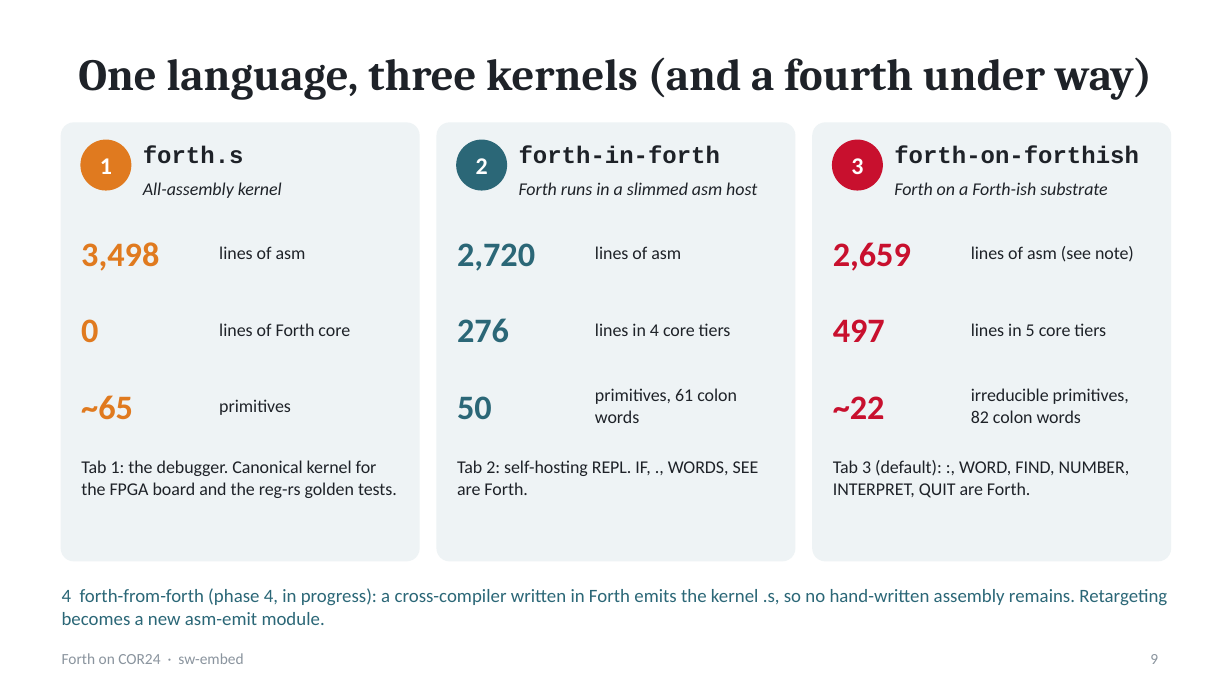
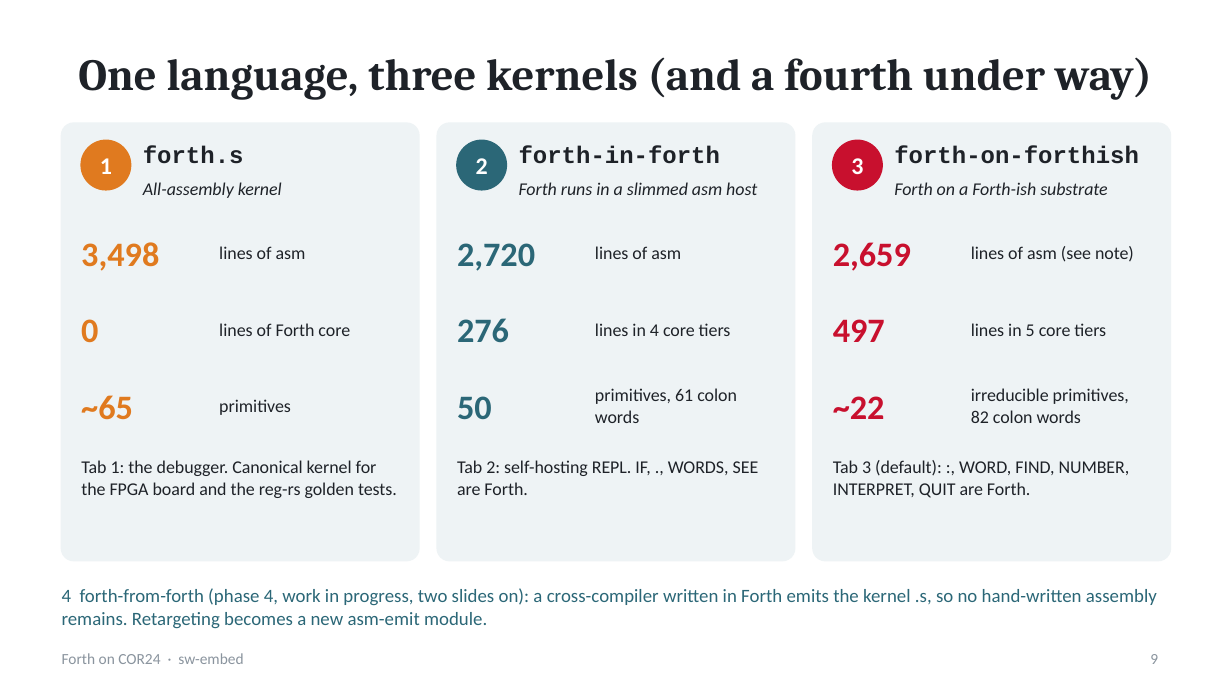
Before and after one commit to sw-embed/sw-cor24-forth, a slide deck: slide 9 of docs/presentation/forth-on-cor24.pptx. Drawn at 1232x693 pixels with LibreOffice and Linux fonts; fonts in the diff are those of the drawing. Boxes give left, top, right and bottom in pixels: in the first picture for what was removed or moved away, otherwise in the second. Text is boxed around its words. In the diff, an @@ line names an element or a change of style, - is before the commit and + after.

```diff
--- a/docs/presentation/forth-on-cor24.pptx
+++ b/docs/presentation/forth-on-cor24.pptx
@@ text at (x1=62, y1=588, x2=1157, y2=629): text changed @@
-4 forth-from-forth (phase 4, in progress): a cross-compiler written in Forth emits the kernel .s, so no hand-written assembly remains. Retargeting becomes a new asm-emit module.
+4 forth-from-forth (phase 4, work in progress, two slides on): a cross-compiler written in Forth emits the kernel .s, so no hand-written assembly remains. Retargeting becomes a new asm-emit module.
```
Also in this commit, not shown: 2 other slides changed, 1 slide added, 13 other files.
